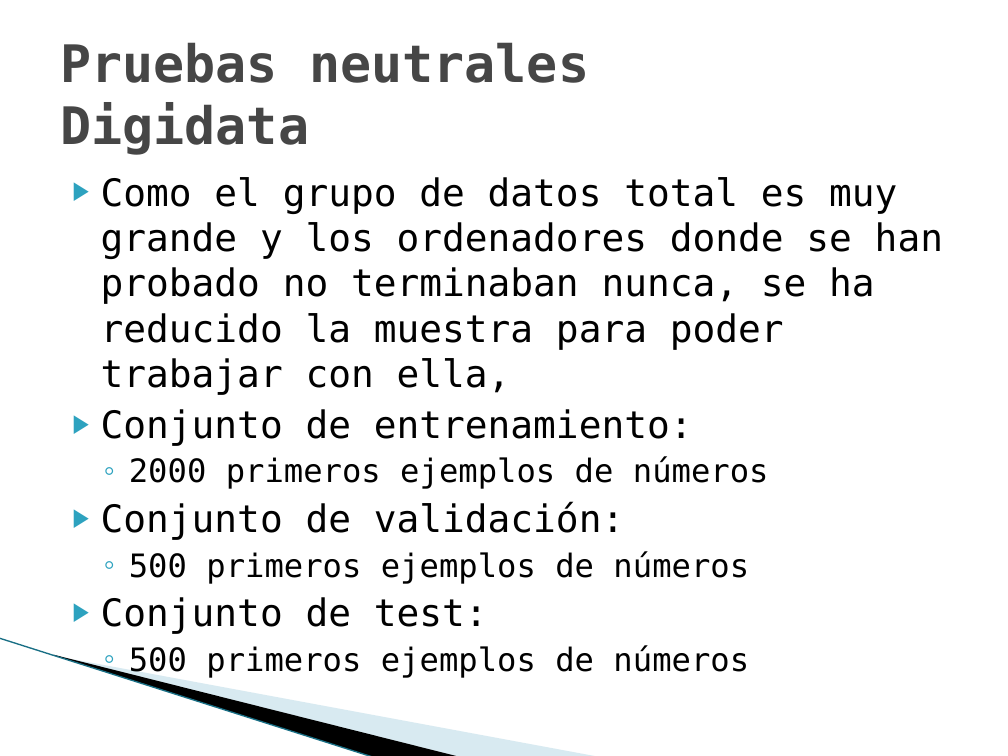
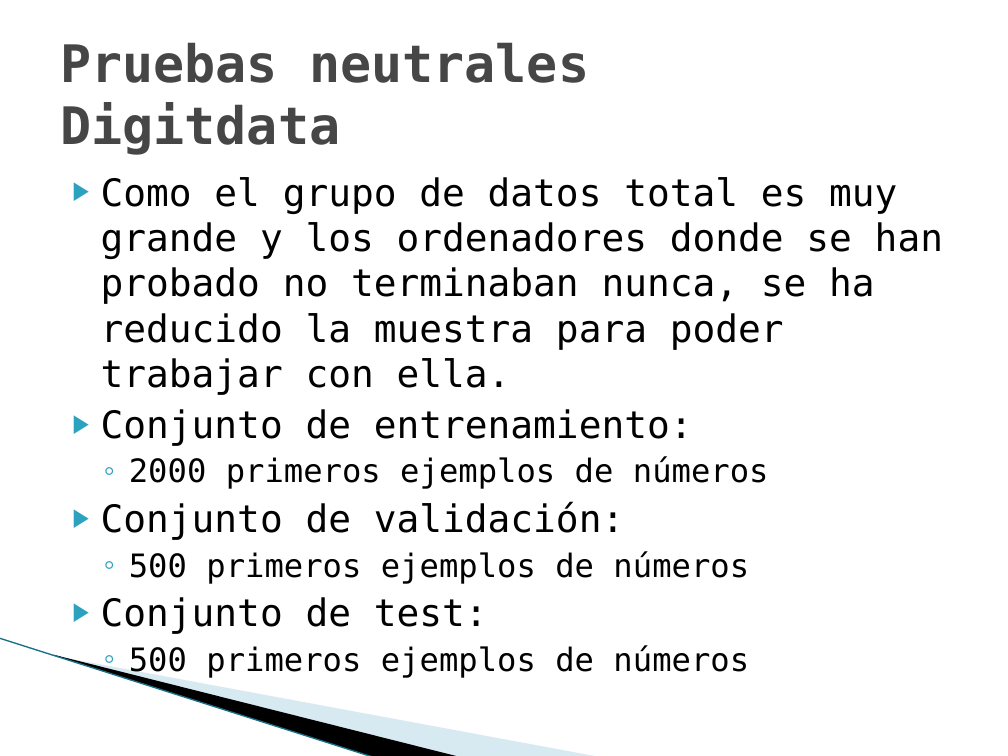
Before and after one commit to joapingut/aia-1718-t3, a slide deck: slide 40 of presentacion3.pptx (slide 41 before the commit). Drawn at 1008x756 pixels with LibreOffice and Linux fonts; fonts in the diff are those of the drawing; background and template pictures are left out. Boxes give left, top, right and bottom in pixels: in the first picture for what was removed or moved away, otherwise in the second. Text is boxed around its words. In the diff, an @@ line names an element or a change of style, - is before the commit and + after.

Commit message:
Add files via upload
presentation updated

```diff
--- a/presentacion3.pptx
+++ b/presentacion3.pptx
@@ title at bbox=[60, 42, 589, 155]: text changed @@
-Pruebas neutrales
-Digidata
+Pruebas neutrales
+Digitdata
@@ text at bbox=[101, 177, 943, 395]: text changed @@
-▶ Como el grupo de datos total es muy grande y los ordenadores donde se han probado no terminaban nunca, se ha reducido la muestra para poder trabajar con ella,
+▶ Como el grupo de datos total es muy grande y los ordenadores donde se han probado no terminaban nunca, se ha reducido la muestra para poder trabajar con ella.
```
Also in this commit, not shown: 17 other slides changed, 27 slides added, 3 slides removed.
